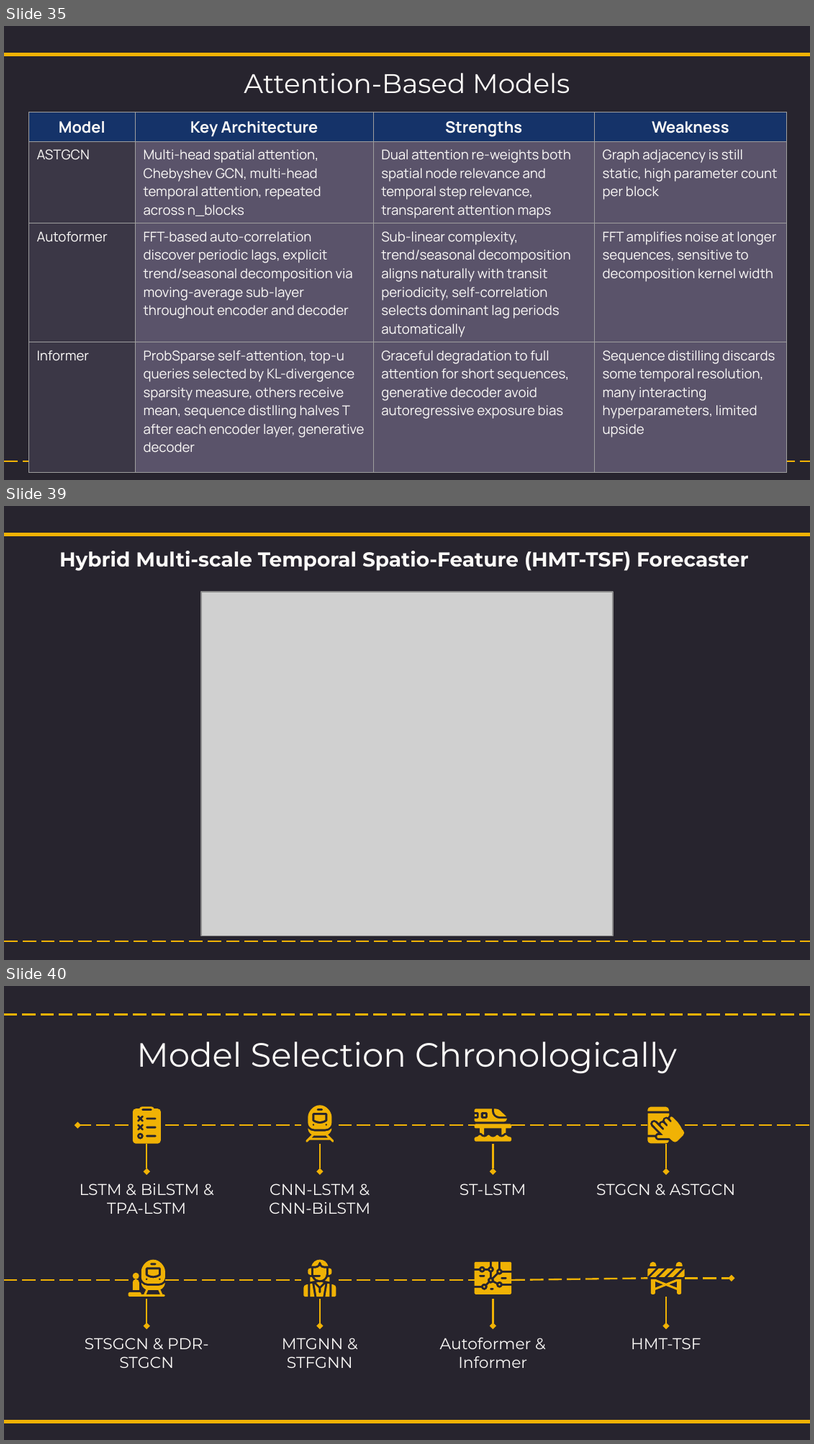
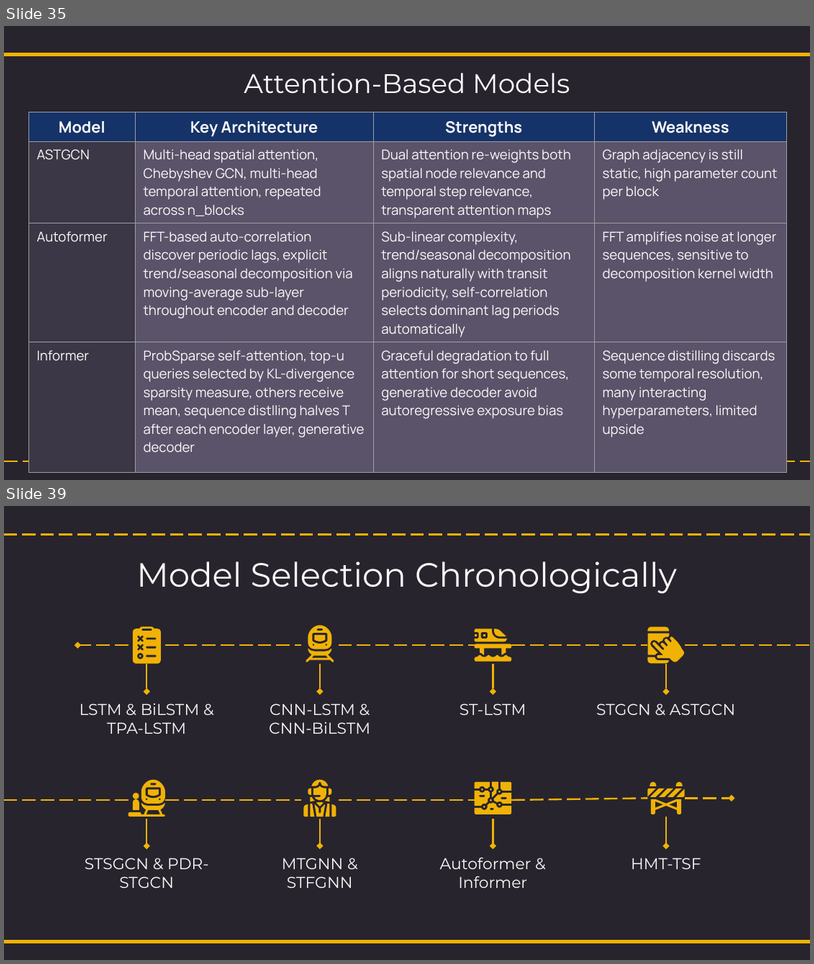
Before and after one commit to NightfuryEquinn/Ridership, a slide deck: docs/24202141_yipzixian_p2_presentation_revised.pptx. Shown one above the other, each under a label of ours: slides 35, 39 and 40 before the commit, slides 35 and 39 after it; the slides between them are not shown. The pictures are 814x1444 and 814x964 pixels, drawn with LibreOffice and Linux fonts; fonts in the diff are those of the drawing; grey boxes stand for pictures. Boxes give left, top, right and bottom in pixels: in the first picture for what was removed or moved away, otherwise in the second. Text is boxed around its words. In the diff, an @@ line names an element or a change of style, - is before the commit and + after.

```diff
--- a/docs/24202141_yipzixian_p2_presentation_revised.pptx
+++ b/docs/24202141_yipzixian_p2_presentation_revised.pptx
@@ slide 39 removed at [4,506,810,960], background #27242E; not listed: 2 template elements that a slide beside it also shows @@
@@ text removed at [59,551,748,571] @@
-Hybrid Multi-scale Temporal Spatio-Feature (HMT-TSF) Forecaster
@@ picture removed at [201,592,614,936] @@
@@ what was slide 40 is now slide 39 @@
```
Also in this commit, not shown: 6 slides changed, 1 other file.
